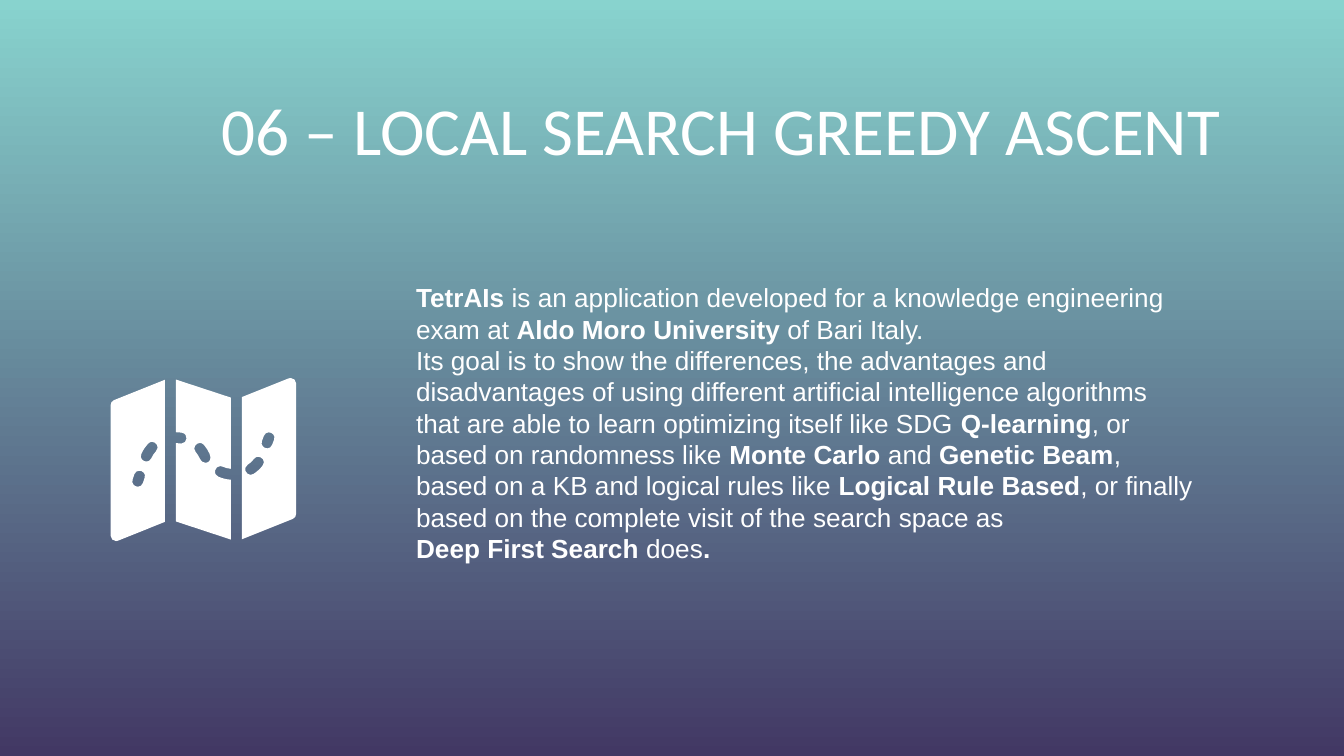
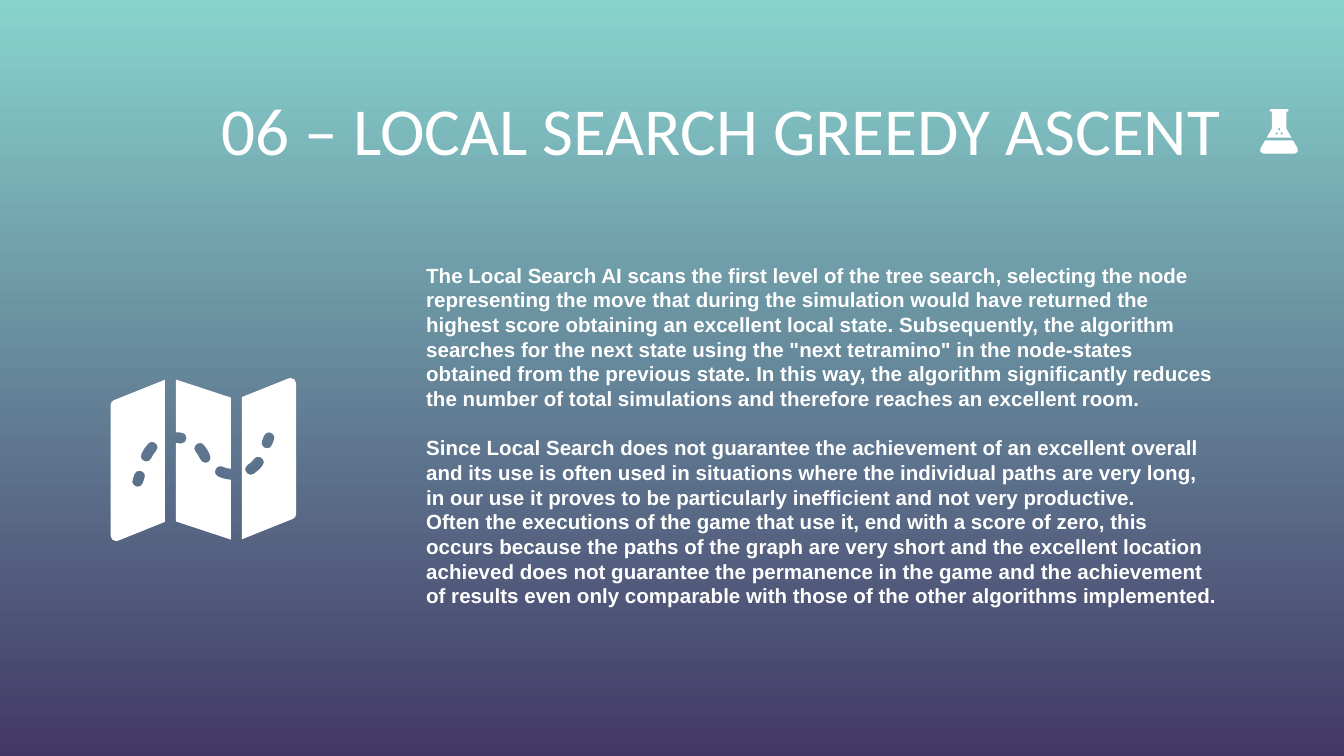
Before and after one commit to Chrism1c/TetrAIs, a slide deck: slide 11 of doc/Presentazione TetrAIs.pptx. Drawn at 1344x756 pixels with LibreOffice and Linux fonts; fonts in the diff are those of the drawing; background and template pictures are left out. Boxes give left, top, right and bottom in pixels: in the first picture for what was removed or moved away, otherwise in the second. Text is boxed around its words. In the diff, an @@ line names an element or a change of style, - is before the commit and + after.

Commit message:
PTTX SDGQL & LS "TetrAIs"

```diff
--- a/doc/Presentazione TetrAIs.pptx
+++ b/doc/Presentazione TetrAIs.pptx
@@ freeform shape added at (1266, 109, 1290, 137), fill #FFFFFF @@
@@ freeform shape added at (1259, 140, 1298, 153), fill #FFFFFF @@
@@ text at (426, 268, 1216, 608): text changed; size 14 to 11 pt; bold on @@
-TetrAIs is an application developed for a knowledge engineering exam at Aldo Moro University of Bari Italy.
-Its goal is to show the differences, the advantages and disadvantages of using different artificial intelligence algorithms that are able to learn optimizing itself like SDG Q-learning, or based on randomness like Monte Carlo and Genetic Beam, based on a KB and logical rules like Logical Rule Based, or finally based on the complete visit of the search space as
-Deep First Search does.
+The Local Search AI scans the first level of the tree search, selecting the node representing the move that during the simulation would have returned the highest score obtaining an excellent local state. Subsequently, the algorithm searches for the next state using the "next tetramino" in the node-states obtained from the previous state. In this way, the algorithm significantly reduces the number of total simulations and therefore reaches an excellent room.
+Since Local Search does not guarantee the achievement of an excellent overall and its use is often used in situations where the individual paths are very long, in our use it proves to be particularly inefficient and not very productive.
+Often the executions of the game that use it, end with a score of zero, this occurs because the paths of the graph are very short and the excellent location achieved does not guarantee the permanence in the game and the achievement of results even only comparable with those of the other algorithms implemented.
```
Also in this commit, not shown: 2 other slides changed.
